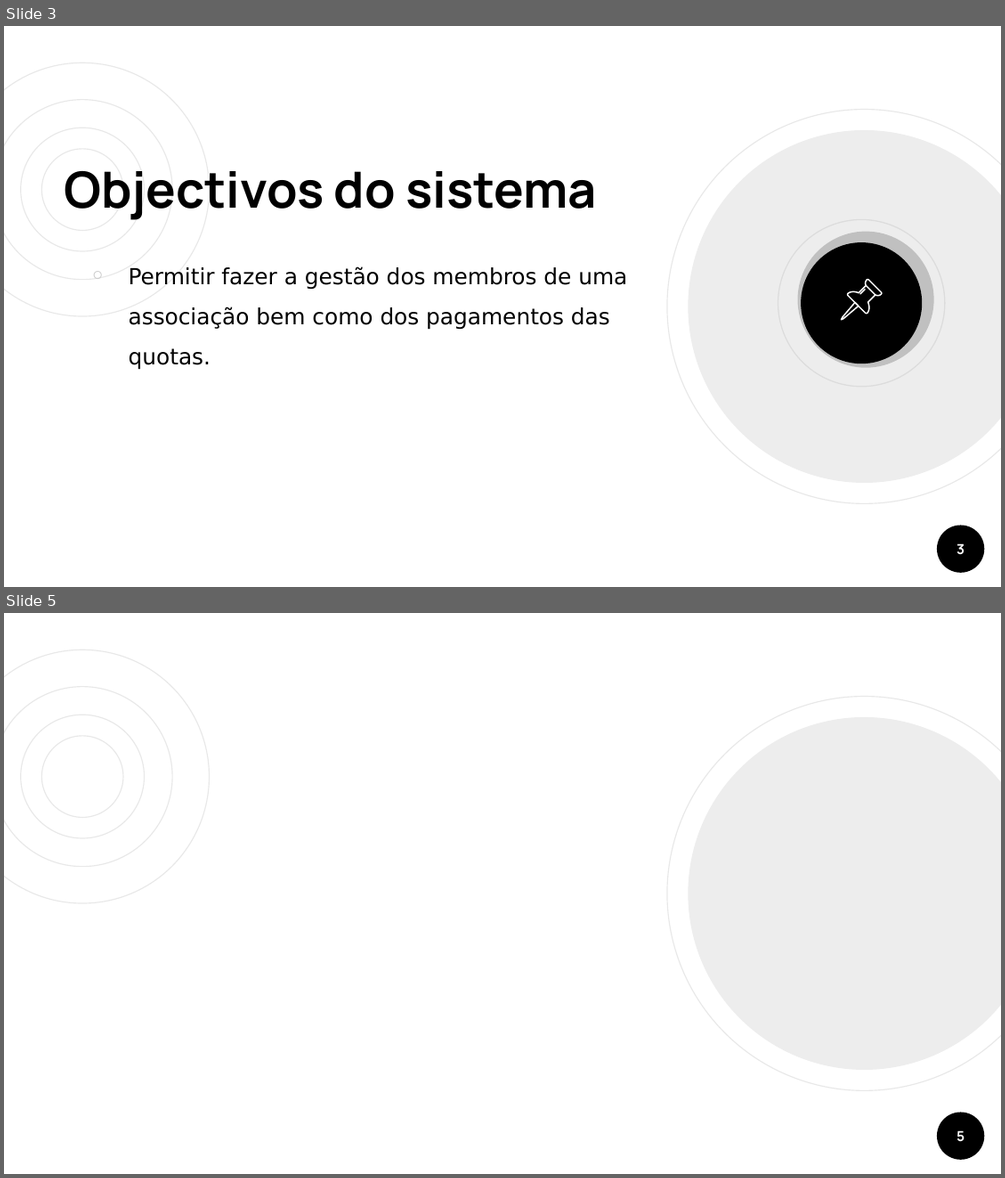
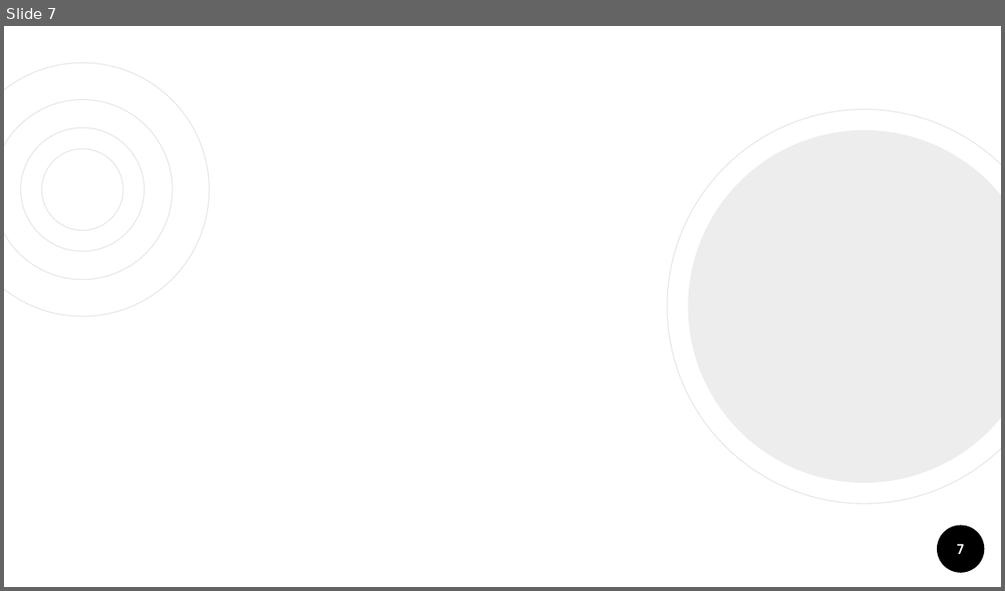
Before and after one commit to 50enta/gassX, a slide deck: Outros/slide apresentacao.pptx. Shown one above the other, each under a label of ours: slides 3 and 5 before the commit, slide 7 after it; the slides between them are not shown. The pictures are 1005x1178 and 1005x591 pixels, drawn with LibreOffice and Linux fonts; fonts in the diff are those of the drawing. Boxes give left, top, right and bottom in pixels: in the first picture for what was removed or moved away, otherwise in the second. Text is boxed around its words. In the diff, an @@ line names an element or a change of style, - is before the commit and + after.

```diff
--- a/Outros/slide apresentacao.pptx
+++ b/Outros/slide apresentacao.pptx
@@ slide 3 removed at box(4, 26, 1001, 587), background #FFFFFF; not listed: 7 template elements that a slide beside it also shows @@
@@ title removed at box(64, 171, 596, 220) @@
-Objectivos do sistema
@@ donut removed at box(777, 219, 945, 386) @@
@@ ellipse removed at box(798, 232, 934, 368) @@
@@ ellipse removed at box(801, 242, 922, 364) @@
@@ text removed at box(129, 266, 627, 370) @@
-￮ Permitir fazer a gestão dos membros de uma associação bem como dos pagamentos das quotas.
@@ group removed at box(841, 279, 882, 319): 4 freeform shapes @@
@@ page number removed at box(956, 543, 964, 555) @@
-3
@@ what was slide 5 is now slide 7 @@
@@ page number at box(956, 543, 963, 554): text changed @@
-5
+7
```
Also in this commit, not shown: 6 slides changed, 5 slides added, 2 other slides removed, 1 other file.
